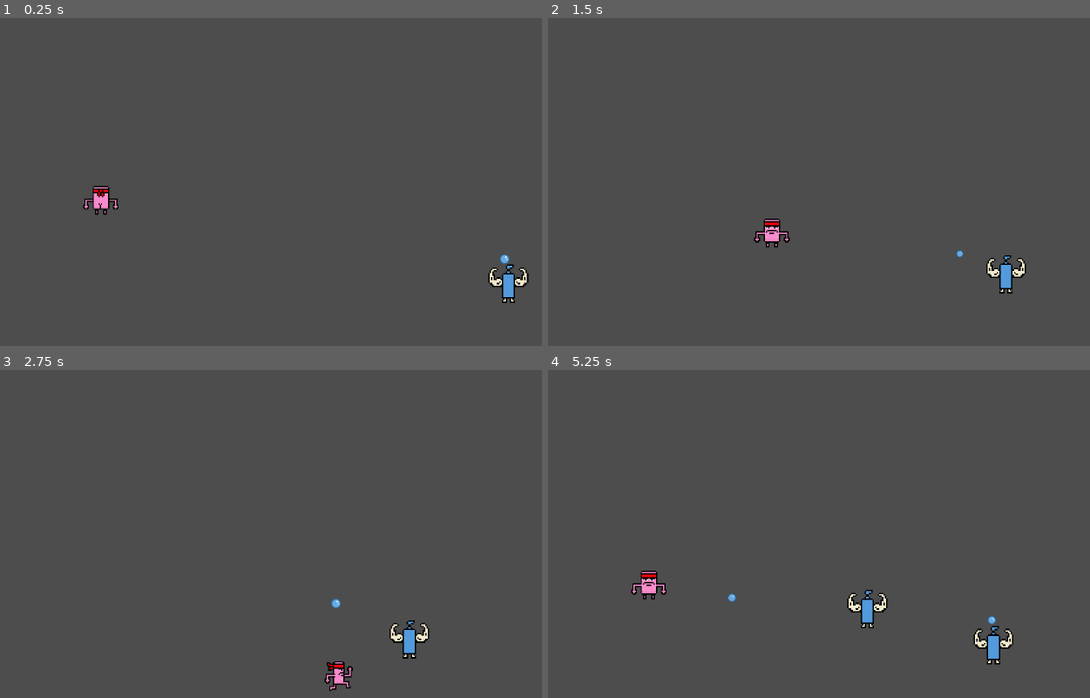
Above: before the commit, frames 1-4 (two rows, left to right).
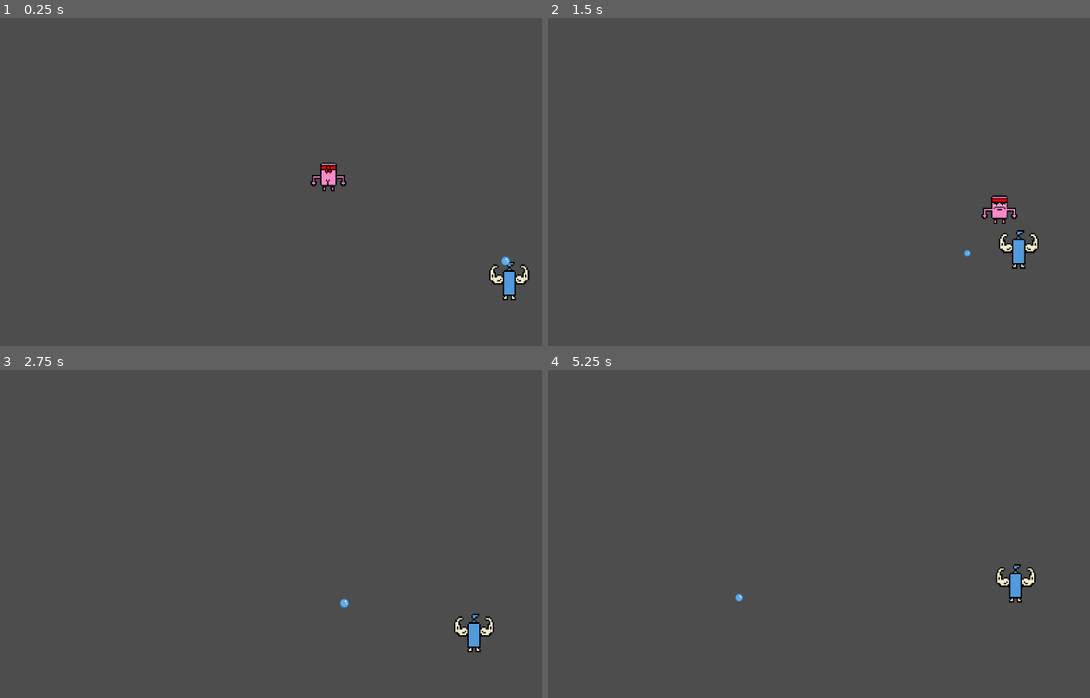
Above: after the commit, the same moments.

Repository: Tibo3103/BagarreBaignoire
Game: Godot game, scene res://main.tscn
The game is run twice, just before and just after one commit, with the same random seed, the same clock (stepped at 60 frames per second) and the same inputs.
Inputs:
- Up to frame 1 (0.25 s): no input
- Up to frame 2 (1.5 s): hold D (move_right) 0.53-1.28 s; hold Space (dash, bound only after the commit) 0.53-1.28 s; hold S (move_backward) from 1.28 s (still down); tap Space (dash, bound only after the commit) at 1.35 s
- Up to frame 3 (2.75 s): release S (move_backward) at 2.03 s; hold D (move_right) from 2.03 s (still down); hold Space (dash, bound only after the commit) from 2.03 s (still down)
- Up to frame 4 (5.25 s): release D (move_right) at 2.78 s; release Space (dash, bound only after the commit) at 2.78 s; hold W (move_forward) 2.78-3.53 s; tap Space (dash, bound only after the commit) at 2.85, 4.35 s; hold Space (dash, bound only after the commit) 3.53-4.28 s; hold A (move_left) 3.53-5.03 s; hold S (move_backward) from 5.03 s (still down); hold Space (dash, bound only after the commit) from 5.03 s (still down)

The runs differ from the first frame. In frame 1, 1.1% of the frame differs, in the area x 15-98%, y 44-87%; in frame 2, 1.6%; in frame 3, 1.3%; in frame 4, 1.8%, in the area x 15-91%, y 59-90%.

Commit message:
collisions

Diff:
--- a/bubulle.tscn
+++ b/bubulle.tscn
@@ -29,6 +29,9 @@
 radius = 9.0
 
 [node name="Bubulle" type="RigidBody2D"]
+collision_layer = 2
+collision_mask = 5
+can_sleep = false
 script = ExtResource("1_d73ut")
 
 [node name="AnimatedSprite2D" type="AnimatedSprite2D" parent="."]
--- a/joueur.gd
+++ b/joueur.gd
@@ -22,6 +22,11 @@
 		velocity.y -= 1
 		$AnimatedSprite2D.animation="haut"
 
+	if Input.is_action_pressed("dash"):
+		velocity=velocity*2
+		print("espace")
+	velocity=velocity/2
+
 	if velocity.length() > 0:
 		velocity = velocity.normalized() * speed;
 		$AnimatedSprite2D.play()
@@ -33,12 +38,15 @@
 	position = position.clamp(Vector2.ZERO, screen_size)
 
 
-func _on_body_entered(body: Node2D) -> void:
-	hide()
-	hit.emit()
-	$CollisionShape2D.set_deferred("disabled",true)
 
 func start(pos):
 	position = pos
 	show()
 	$CollisionShape2D.disabled=false
+
+
+func _on_body_shape_entered(body_rid: RID, body: Node2D, body_shape_index: int, local_shape_index: int) -> void:
+	hide()
+	print("ça marche")
+	hit.emit()
+	$CollisionShape2D.set_deferred("disabled",true)
--- a/main.gd
+++ b/main.gd
@@ -10,10 +10,6 @@
 		return
 
 	new_game()
-
-
-func new_game():
-	$startTimer.start()
 
 
 func _on_start_timer_timeout():
@@ -45,3 +41,15 @@
 
 	# Ajouter le mob à la scène
 	add_child(mob)
+
+
+
+
+
+
+func game_over() -> void:
+	$mobTimer.stop();
+
+func new_game():
+	$mobTimer.start()
+	$Player.start($startPosition.position)
--- a/main.tscn
+++ b/main.tscn
@@ -25,7 +25,7 @@
 one_shot = true
 
 [node name="startPosition" type="Marker2D" parent="."]
-position = Vector2(240, 450)
+position = Vector2(800, 400)
 
 [node name="mobPath" type="Path2D" parent="."]
 curve = SubResource("Curve2D_s7nfh")
@@ -35,5 +35,6 @@
 
 [node name="pouce-pouce" parent="." instance=ExtResource("2_45s8h")]
 
+[connection signal="hit" from="Player" to="." method="game_over"]
 [connection signal="timeout" from="mobTimer" to="." method="_on_mob_timer_timeout"]
 [connection signal="timeout" from="startTimer" to="." method="_on_start_timer_timeout"]
--- a/player.tscn
+++ b/player.tscn
@@ -86,10 +86,11 @@
 }]
 
 [sub_resource type="RectangleShape2D" id="RectangleShape2D_qn2oc"]
-size = Vector2(83.0115, 67.9486)
+size = Vector2(82.1643, 48.923)
 
 [node name="joueur" type="Area2D"]
-position = Vector2(511, 273)
+position = Vector2(500, 500)
+collision_mask = 7
 script = ExtResource("1_fgcnj")
 
 [node name="AnimatedSprite2D" type="AnimatedSprite2D" parent="."]
@@ -99,7 +100,11 @@
 animation = &"haut"
 
 [node name="CollisionShape2D" type="CollisionShape2D" parent="."]
-position = Vector2(1, -2)
+visibility_layer = 7
+position = Vector2(0.499939, -14)
 rotation = -3.14159
 scale = Vector2(1.18056, 1.4717)
 shape = SubResource("RectangleShape2D_qn2oc")
+
+[connection signal="area_entered" from="." to="." method="_on_area_entered"]
+[connection signal="body_shape_entered" from="." to="." method="_on_body_shape_entered"]
--- a/pouce-pouce.gd
+++ b/pouce-pouce.gd
@@ -13,9 +13,11 @@
 	else:
 		push_warning("Le nœud 'Player' est introuvable.")
 
+
 func _on_visible_on_screen_notifier_2d_screen_exited():
 	# Supprime l'ennemi s'il quitte l'écran
 	queue_free()
+
 func _on_bubulle_timer_timeout():
 	if bubulle_scene==null:
 		push_error("bubulle_scene is not assigned")
--- a/pouce_pouce.tscn
+++ b/pouce_pouce.tscn
@@ -19,8 +19,11 @@
 size = Vector2(96, 104)
 
 [node name="pouce-pouce" type="RigidBody2D"]
+light_mask = 2
+visibility_layer = 5
 position = Vector2(1273, 625)
-collision_mask = 0
+collision_layer = 2
+collision_mask = 5
 gravity_scale = 0.0
 script = ExtResource("1_osfyv")
 metadata/_edit_group_ = true
--- a/project.godot
+++ b/project.godot
@@ -42,6 +42,11 @@
 "events": [Object(InputEventKey,"resource_local_to_scene":false,"resource_name":"","device":-1,"window_id":0,"alt_press …(192 unchanged characters)…
 ]
 }
+dash={
+"deadzone": 0.5,
+"events": [Object(InputEventKey,"resource_local_to_scene":false,"resource_name":"","device":0,"window_id":0,"alt_pressed":false,"shift_pressed":false,"ctrl_pressed":false,"meta_pressed":false,"pressed":false,"keycode":0,"physical_keycode":32,"key_label":0,"unicode":0,"location":0,"echo":false,"script":null)
+]
+}
 
 [rendering]
 
